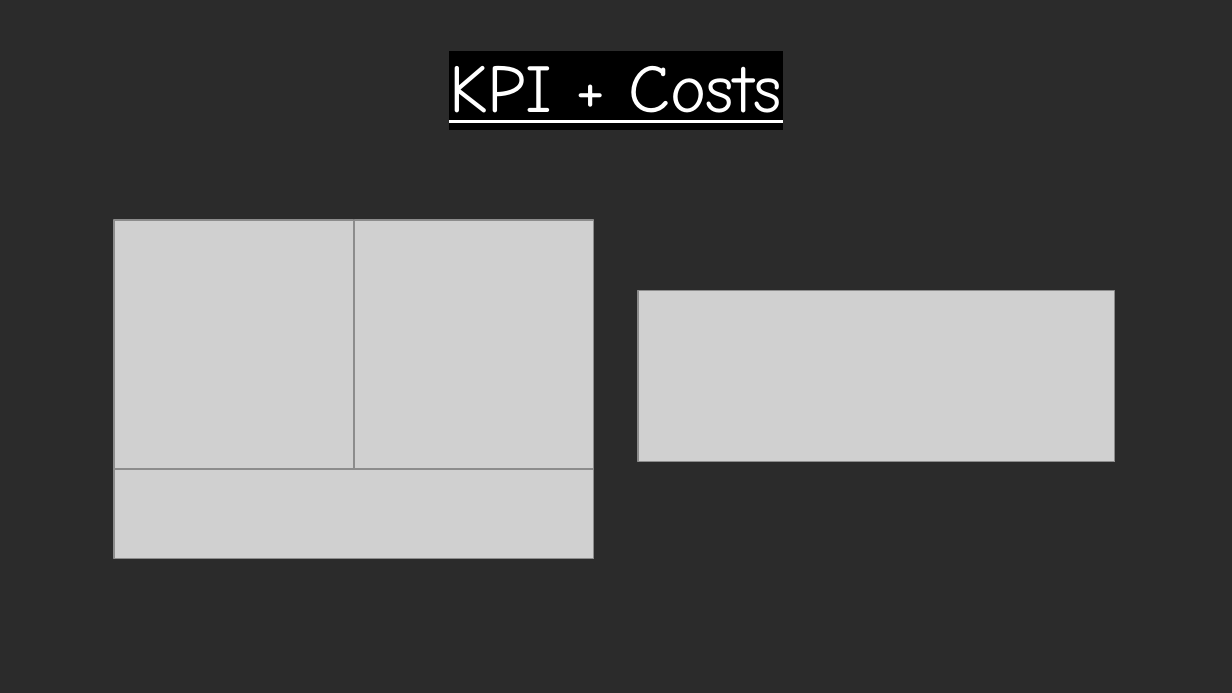
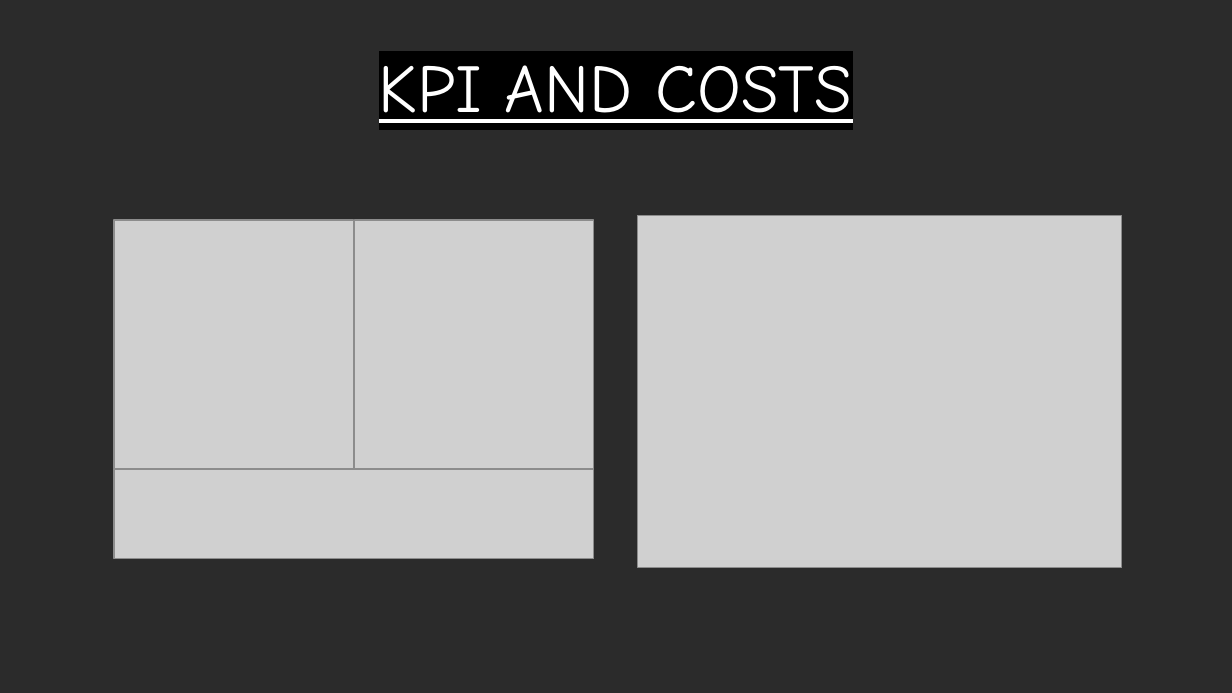
Before and after one commit to BraisGlezArias/TheHeroNeverDies, a slide deck: slide 9 of Documents/Presentation.pptx. Drawn at 1232x693 pixels with LibreOffice and Linux fonts; fonts in the diff are those of the drawing; grey boxes stand for pictures; background and template pictures are left out; a plain dark background stands for a picture behind light text. Boxes give left, top, right and bottom in pixels: in the first picture for what was removed or moved away, otherwise in the second. Text is boxed around its words. In the diff, an @@ line names an element or a change of style, - is before the commit and + after.

Commit message:
Costs updated

```diff
--- a/Documents/Presentation.pptx
+++ b/Documents/Presentation.pptx
@@ title at [379,65,852,133]: text changed @@
-KPI + Costs
+KPI AND COSTS
@@ picture added at [638,216,1122,568] @@
@@ picture removed at [638,291,1116,462] @@
```
Also in this commit, not shown: 1 other slide changed, 3 slides added, 3 slides removed, 5 other files.
